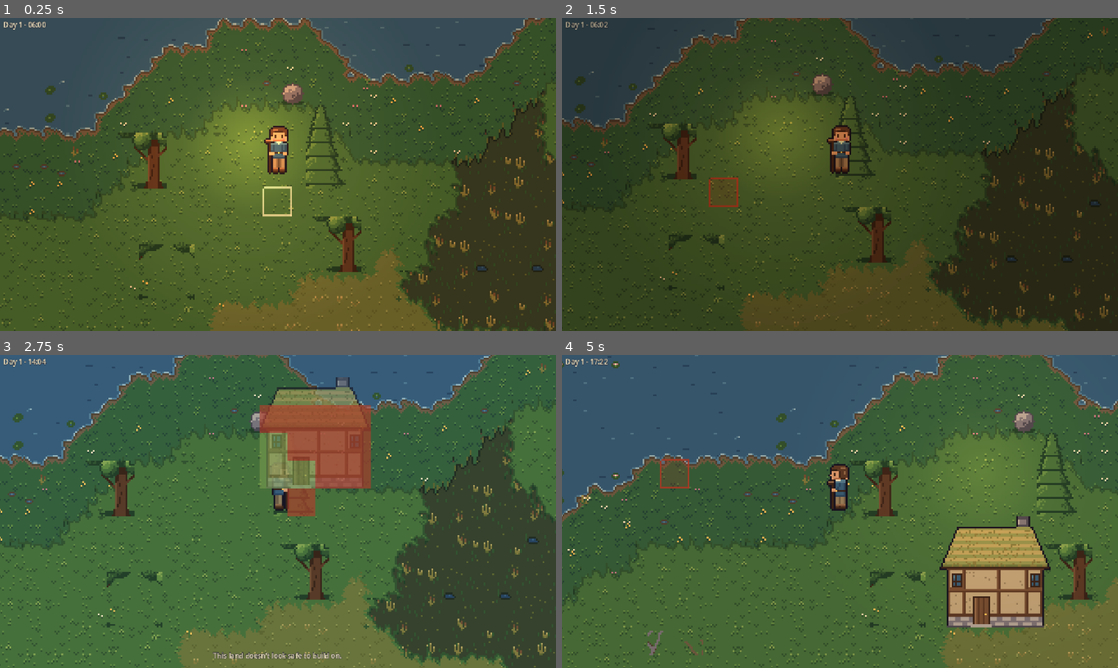
Above: before the commit, frames 1-4 (two rows, left to right).
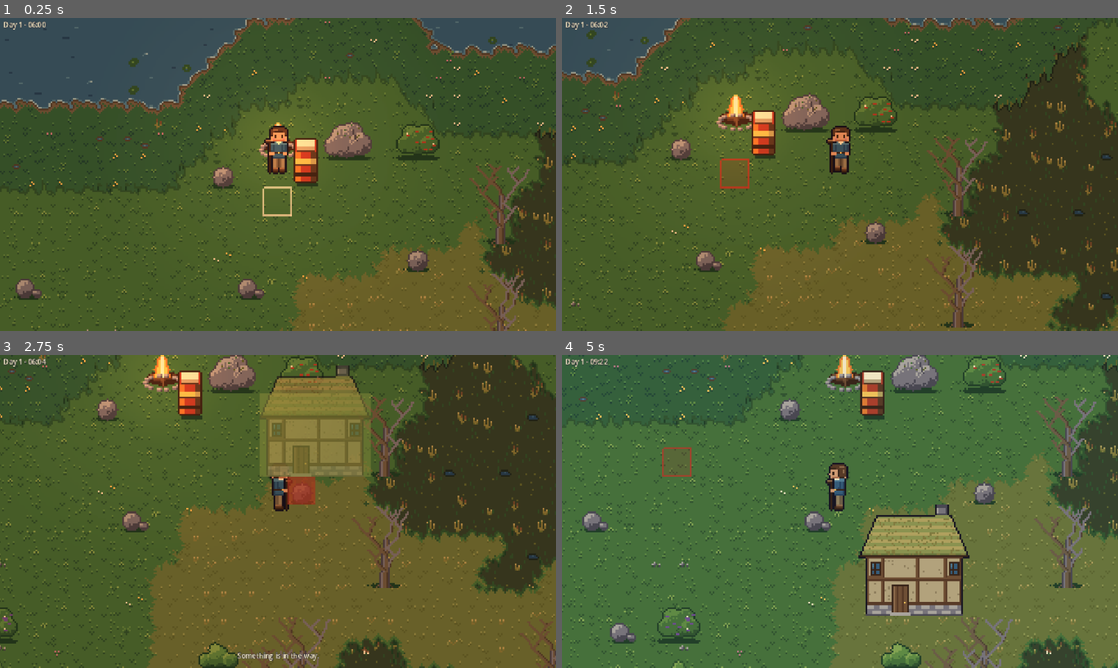
Above: after the commit, the same moments.

Repository: gentoomaniac/sandbox-game
Game: Godot game, scene res://game/scenes/main.tscn
Same seed, same stepped clock (60 frames per second), same inputs: the game is played once before the commit and once after it.
Inputs (mouse positions are in pixels of both pictures, inside the frame that each line leads up to):
- Up to frame 1 (0.25 s): no input
- Up to frame 2 (1.5 s): tap Enter at 0.5 s; move the mouse to (962, 158) at 0.52 s; hold Right (ui_right) 0.53-1.28 s; hold Space (use) 0.53-1.28 s; click (962, 158) at 0.67 s; move the mouse to (728, 190) at 1.27 s; hold Down (ui_down) from 1.28 s (still down); tap E (interact) at 1.35 s
- Up to frame 3 (2.75 s): tap Space (use) at 1.55, 2.3 s; move the mouse to (333, 442) at 2.02 s; release Down (ui_down) at 2.03 s; hold Right (ui_right) from 2.03 s (still down); hold B (toggle_build) from 2.03 s (still down)
- Up to frame 4 (5 s): tap Space (use) at 2.75, 2.85, 3.8, 4.35 s; move the mouse to (812, 574) at 2.77 s; release Right (ui_right) at 2.78 s; release B (toggle_build) at 2.78 s; hold F2 (toggle_fast_forward) 2.78-3.53 s; click (812, 574) at 2.92 s; move the mouse to (1006, 558) at 3.52 s; press the mouse at (1006, 558) at 3.53 s; hold Left (ui_left) from 3.53 s (still down); move the mouse to (673, 464) at 4.27 s; release the mouse at (673, 464) at 4.28 s

The runs differ from the first frame. In frame 1, 33% of the frame differs, in the area x 0-100%, y 0-100%; in frame 2, 48%; in frame 3, 66%; in frame 4, 55%.

Commit message:
Objects: footprints, 48x80 atlas cells, boulder, wider see-through, warmer campfire
Multi-tile objects (boulder 2x1, sleeping bag 1x2) are stored at their origin; World
derives the covered tiles for walk, build, till and plant checks and for removal. The
atlas uses one 48x80 cell for every object.

Co-Authored-By: Claude Sonnet 5.5 <noreply@anthropic.com>

Diff:
--- a/game/scenes/object_tileset.gd
+++ b/game/scenes/object_tileset.gd
@@ -3,12 +3,14 @@
 ## The object atlas made by tools/art/generate.py as a TileSet: one row per object type,
 ## one column per variant (see WorldObjectTypes). Cells are bigger than a tile: an object
 ## stands on the bottom centre tile of its cell and a tall one (a tree) reaches over the
-## tiles north of it. Shorter sprites are drawn on the bottom of their cell.
+## tiles around it. An object on several tiles is centred on its footprint, with the
+## cell's bottom on the footprint's bottom, so it is drawn from its own (top left) tile
+## shifted accordingly.
 
 const ATLAS_PATH := "res://assets/objects.png"
 const SOURCE_ID := 0
-const CELL_WIDTH := 32
-const CELL_HEIGHT := 48
+const CELL_WIDTH := 48
+const CELL_HEIGHT := 80
 
 var tile_set := TileSet.new()
 
@@ -19,16 +21,27 @@
 	source.texture = load(ATLAS_PATH)
 	source.texture_region_size = Vector2i(CELL_WIDTH, CELL_HEIGHT)
 	tile_set.add_source(source, SOURCE_ID)
-	# Tiles are drawn centred on their cell; raise them so the cell's bottom edge meets the
-	# tile's bottom edge.
-	var raise := (CELL_HEIGHT - TerrainTileset.TILE_SIZE) / 2
 	for object_type: Dictionary in WorldObjectTypes.TYPES.values():
 		if not object_type.has("atlas_row"):
 			continue
 		for variant: int in object_type["variants"]:
 			var atlas_cell := Vector2i(variant, object_type["atlas_row"])
 			source.create_tile(atlas_cell)
-			source.get_tile_data(atlas_cell, 0).texture_origin = Vector2i(0, raise)
+			var tile_data := source.get_tile_data(atlas_cell, 0)
+			tile_data.texture_origin = cell_origin(object_type["footprint"])
+			# Sorted by the middle of the footprint's bottom row, like the player standing there.
+			tile_data.y_sort_origin = (object_type["footprint"].y - 1) * TerrainTileset.TILE_SIZE
+
+
+## Where a cell is drawn relative to its tile: texture_origin moves it up and left. Tiles are
+## drawn centred on their cell; raise it so the cell's bottom edge meets the bottom edge of
+## the footprint, and shift it over so the cell is centred on the footprint.
+static func cell_origin(footprint: Vector2i) -> Vector2i:
+	var tile_size := TerrainTileset.TILE_SIZE
+	return Vector2i(
+		-(footprint.x - 1) * tile_size / 2,
+		(CELL_HEIGHT - tile_size) / 2 - (footprint.y - 1) * tile_size
+	)
 
 
 ## The atlas cell for an object: a crop's variant is its growth stage; for the others it
--- a/game/scenes/occlusion.gd
+++ b/game/scenes/occlusion.gd
@@ -4,11 +4,11 @@
 ## y-sorted `entities` node does) whose sprite overlaps the player's sprite. All in world
 ## pixels. Things behind the player never occlude it.
 
-## Objects are drawn on the tile they stand on, centred and bottom-aligned, and sorted by
-## that tile's middle row; a sprite is at most 3 tiles high, so only these tiles around the
+## Objects are drawn centred on their footprint and bottom-aligned, and sorted by the middle
+## of its bottom row; a sprite is at most 5 tiles high, so only these tiles around the
 ## player's feet can reach its sprite.
 const NEARBY_COLUMNS := 2
-const NEARBY_ROWS_BELOW := 3
+const NEARBY_ROWS_BELOW := 5
 
 
 ## The player's sprite: one tile wide, standing on `feet`.
@@ -23,16 +23,20 @@
 	if height == 0:
 		return Rect2()
 	var tile_size := TerrainTileset.TILE_SIZE
-	var bottom_centre := Vector2((object.pos.x + 0.5) * tile_size, (object.pos.y + 1) * tile_size)
+	var footprint: Vector2i = WorldObjectTypes.TYPES[object.type]["footprint"]
+	var bottom_centre := Vector2(
+		(object.pos.x + footprint.x / 2.0) * tile_size, (object.pos.y + footprint.y) * tile_size
+	)
 	return Rect2(
 		bottom_centre - Vector2(ObjectTileset.CELL_WIDTH / 2.0, height),
 		Vector2(ObjectTileset.CELL_WIDTH, height)
 	)
 
 
-## The y an object is sorted by: the middle of its tile.
+## The y an object is sorted by: the middle of its bottom footprint row.
 static func object_sort_y(object: WorldObject) -> float:
-	return (object.pos.y + 0.5) * TerrainTileset.TILE_SIZE
+	var footprint: Vector2i = WorldObjectTypes.TYPES[object.type]["footprint"]
+	return (object.pos.y + footprint.y - 0.5) * TerrainTileset.TILE_SIZE
 
 
 ## The picture of a building: as wide as its footprint, its bottom on the footprint's
@@ -61,6 +65,7 @@
 			var object := world.object_at(feet_tile + Vector2i(x, y))
 			if (
 				object != null
+				and not found.has(object)
 				and object_sort_y(object) > feet.y
 				and object_rect(object).intersects(player_rect_now)
 			):
--- a/game/scenes/see_through_sprite.gd
+++ b/game/scenes/see_through_sprite.gd
@@ -7,7 +7,7 @@
 const SHADER := preload("res://game/scenes/see_through.gdshader")
 ## The circle is centred on the player's middle, one tile above the feet.
 const CENTRE_ABOVE_FEET := TerrainTileset.TILE_SIZE
-const RADIUS := 1.5 * TerrainTileset.TILE_SIZE
+const RADIUS := 2.0 * TerrainTileset.TILE_SIZE
 const INNER_OPACITY := 0.35
 const EDGE_SOFTNESS := 4.0
 const FADE_SECONDS := 0.15
--- a/game/scenes/world_view.gd
+++ b/game/scenes/world_view.gd
@@ -139,9 +139,12 @@
 		_draw_decoration(world_pos, _layer_at(world_pos))
 
 
+## Called for every tile an object covers; it is drawn from its own tile only.
 func _on_objects_changed(world_pos: Vector2i) -> void:
-	_drop_object_sprite(world_pos)
-	_draw_object(world_pos)
+	var object := world.object_at(world_pos)
+	if object == null or object.pos == world_pos:
+		_drop_object_sprite(world_pos)
+		_draw_object(world_pos)
 	_draw_decoration(world_pos, _layer_at(world_pos))
 
 
@@ -307,11 +310,15 @@
 	var sprite := SeeThroughSprite.new()
 	sprite.texture = texture
 	sprite.centered = false
-	# Like the tile map draws it: sorted by the tile's middle, the cell's bottom on the tile's
-	# bottom edge.
-	var half_tile := TerrainTileset.TILE_SIZE / 2
+	# Like the tile map draws it (see ObjectTileset): sorted by the middle of the footprint's
+	# bottom row, the cell's bottom on the footprint's bottom edge.
+	var footprint: Vector2i = WorldObjectTypes.TYPES[object.type]["footprint"]
+	var sort_shift := Vector2(0, (footprint.y - 1) * TerrainTileset.TILE_SIZE)
 	sprite.position = (Vector2(object.pos) + Vector2(0.5, 0.5)) * TerrainTileset.TILE_SIZE
-	sprite.offset = Vector2(-ObjectTileset.CELL_WIDTH / 2, half_tile - ObjectTileset.CELL_HEIGHT)
+	sprite.position += sort_shift
+	sprite.offset = (
+		-Vector2(cell_size) / 2 - Vector2(ObjectTileset.cell_origin(footprint)) - sort_shift
+	)
 	entities.add_child(sprite)
 	_object_sprites[object.pos] = sprite
 	_objects.erase_cell(object.pos)
--- a/game/state/world.gd
+++ b/game/state/world.gd
@@ -5,7 +5,8 @@
 ## The world is centred on the origin: with MAX_SIZE_CHUNKS = 64, chunk coordinates run
 ## from -32 to 31 on both axes, so world tile positions run from -1024 to 1023.
 
-## An object was added or removed at this world tile position.
+## An object was added or removed at this world tile position: one signal for each tile it
+## covers.
 signal objects_changed(world_pos: Vector2i)
 ## A tile's terrain was changed (see `set_terrain`).
 signal tile_changed(world_pos: Vector2i)
@@ -100,12 +101,20 @@
 	return chunk.tile_at(Chunk.local_pos(world_pos))
 
 
-## The object on a tile, or null if there is none (or the chunk is not loaded).
+## The object that covers a tile (see WorldObject.tiles), or null if there is none (or the
+## chunk is not loaded). A big object is stored at its own tile only, so look back from the
+## tile over the largest footprint.
 func object_at(world_pos: Vector2i) -> WorldObject:
-	var chunk := chunk_at(Chunk.world_to_chunk(world_pos))
-	if chunk == null:
-		return null
-	return chunk.object_at(Chunk.local_pos(world_pos))
+	for y in WorldObjectTypes.MAX_FOOTPRINT.y:
+		for x in WorldObjectTypes.MAX_FOOTPRINT.x:
+			var origin := world_pos - Vector2i(x, y)
+			var chunk := chunk_at(Chunk.world_to_chunk(origin))
+			if chunk == null:
+				continue
+			var object := chunk.object_at(Chunk.local_pos(origin))
+			if object != null and object.covers(world_pos):
+				return object
+	return null
 
 
 ## Changes the terrain of a loaded tile and remembers it as an edit, so it survives the
@@ -118,24 +127,30 @@
 	tile_changed.emit(world_pos)
 
 
-## Puts an object on its tile. The chunk must be loaded and the tile free.
+## Puts an object on its tiles. The chunk of its own tile must be loaded and its tiles free.
 func add_object(object: WorldObject) -> void:
 	var chunk := chunk_at(Chunk.world_to_chunk(object.pos))
 	assert(chunk != null, "Chunk not loaded for object at %s" % object.pos)
+	assert(
+		object.tiles().all(func(tile: Vector2i) -> bool: return object_at(tile) == null),
+		"Tiles already have an object: %s" % object.pos
+	)
 	chunk.add_object(object)
 	_object_edits[object.pos] = object
-	objects_changed.emit(object.pos)
-
-
-## Takes the object off a tile and returns it, or returns null if there was none.
+	for tile in object.tiles():
+		objects_changed.emit(tile)
+
+
+## Takes the object that covers a tile off the world and returns it, or returns null if there
+## was none.
 func remove_object(world_pos: Vector2i) -> WorldObject:
-	var chunk := chunk_at(Chunk.world_to_chunk(world_pos))
-	if chunk == null:
+	var object := object_at(world_pos)
+	if object == null:
 		return null
-	var object := chunk.remove_object(Chunk.local_pos(world_pos))
-	if object != null:
-		_object_edits[world_pos] = null
-		objects_changed.emit(world_pos)
+	chunk_at(Chunk.world_to_chunk(object.pos)).remove_object(Chunk.local_pos(object.pos))
+	_object_edits[object.pos] = null
+	for tile in object.tiles():
+		objects_changed.emit(tile)
 	return object
 
 
--- a/game/state/world_object.gd
+++ b/game/state/world_object.gd
@@ -25,6 +25,22 @@
 	# Left as parsed: JSON numbers are floats, so the typed accessors convert.
 	object.state = data["state"].duplicate()
 	return object
+
+
+## The tiles the object covers: its own and, for a bigger one, those to the right and down.
+func tiles() -> Array[Vector2i]:
+	var footprint: Vector2i = WorldObjectTypes.TYPES[type]["footprint"]
+	var covered: Array[Vector2i] = []
+	for y in footprint.y:
+		for x in footprint.x:
+			covered.append(pos + Vector2i(x, y))
+	return covered
+
+
+func covers(world_pos: Vector2i) -> bool:
+	var offset := world_pos - pos
+	var footprint: Vector2i = WorldObjectTypes.TYPES[type]["footprint"]
+	return offset.x >= 0 and offset.y >= 0 and offset.x < footprint.x and offset.y < footprint.y
 
 
 func blocks_walking() -> bool:
--- a/game/state/world_object_types.gd
+++ b/game/state/world_object_types.gd
@@ -1,10 +1,12 @@
 class_name WorldObjectTypes
 extends RefCounted
 ## The kinds of world object, as data. Keyed by type name; each entry has:
-## - footprint: tiles covered (1x1 for now);
+## - footprint: tiles covered, from the object's own tile to the right and down (at most
+##   MAX_FOOTPRINT);
 ## - blocks_walking: whether the tile can be walked on while the object is there;
 ## - harvest_level: the tool level needed to harvest it: 0 by hand (bushes and saplings), 1 an
-##   axe or pickaxe (oak, spruce, dead tree, stone), 2 a better one (pine, the hardest wood);
+##   axe or pickaxe (oak, spruce, dead tree, stone), 2 a better one (pine, the hardest wood,
+##   boulder);
 ## - atlas_row, variants: where its looks are in assets/objects.png (see the art generator).
 ## Furniture, which only stands inside buildings, has `interior_cell` (its cell in
 ## assets/interior.png) instead of atlas_row and variants. Optional:
@@ -27,8 +29,13 @@
 const SAPLING := &"sapling"
 const FERN_BUSH := &"fern_bush"
 const TURNIP := &"turnip"
+const BOULDER := &"boulder"
 const SMALL_BED := &"small_bed"
 const TABLE := &"table"
+
+## The largest footprint any type has, in tiles: what World looks back over to find the
+## object that covers a tile.
+const MAX_FOOTPRINT := Vector2i(2, 2)
 
 const TYPES := {
 	OAK:
@@ -37,7 +44,7 @@
 		"blocks_walking": true,
 		"harvest_level": 1,
 		"atlas_row": 0,
-		"sprite_height": 40,
+		"sprite_height": 64,
 		"variants": 3,
 	},
 	STONE:
@@ -55,12 +62,13 @@
 		"harvest_level": 0,
 		"atlas_row": 2,
 		"variants": 1,
-		# Energy 3 lifts the core of the light above the glow threshold (1.0).
-		"light": {"color": Color(1.0, 0.6, 0.3), "energy": 3.0, "radius_tiles": 7.0},
+		# Deep orange at a moderate energy: brighter or paler turns the grass lime and
+		# bleaches the player.
+		"light": {"color": Color(1.0, 0.5, 0.22), "energy": 1.4, "radius_tiles": 7.0},
 	},
 	SLEEPING_BAG:
 	{
-		"footprint": Vector2i(1, 1),
+		"footprint": Vector2i(1, 2),
 		"blocks_walking": false,
 		"harvest_level": 0,
 		"atlas_row": 3,
@@ -73,7 +81,7 @@
 		"blocks_walking": true,
 		"harvest_level": 1,
 		"atlas_row": 4,
-		"sprite_height": 45,
+		"sprite_height": 66,
 		"variants": 3,
 	},
 	PINE:
@@ -82,7 +90,7 @@
 		"blocks_walking": true,
 		"harvest_level": 2,
 		"atlas_row": 5,
-		"sprite_height": 36,
+		"sprite_height": 60,
 		"variants": 3,
 	},
 	DEAD_TREE:
@@ -91,7 +99,7 @@
 		"blocks_walking": true,
 		"harvest_level": 1,
 		"atlas_row": 6,
-		"sprite_height": 33,
+		"sprite_height": 48,
 		"variants": 3,
 	},
 	BERRY_BUSH:
@@ -136,6 +144,14 @@
 		"growth_stages": 4,
 		"days_per_stage": 1,
 	},
+	BOULDER:
+	{
+		"footprint": Vector2i(2, 1),
+		"blocks_walking": true,
+		"harvest_level": 2,
+		"atlas_row": 12,
+		"variants": 2,
+	},
 	SMALL_BED:
 	{
 		"footprint": Vector2i(1, 1),
--- a/game/world/camp_site.gd
+++ b/game/world/camp_site.gd
@@ -1,7 +1,8 @@
 class_name CampSite
 extends RefCounted
 ## The starting camp: a fireplace and a sleeping bag in a small free clearing near the world
-## centre.
+## centre. The sleeping bag lies vertically beside the fireplace, on the tile to its right and
+## the one below that.
 
 ## The clearing is this many tiles wide and tall, centred on the fireplace.
 const CLEARING_SIZE := 3
@@ -9,8 +10,8 @@
 const MAX_SEARCH_RADIUS := 64
 
 const SLEEPING_BAG_OFFSET := Vector2i(1, 0)
-## Beside the sleeping bag, so the player can sleep straight away.
-const SPAWN_OFFSET := Vector2i(1, 1)
+## Below the fireplace and beside the sleeping bag, so the player can sleep straight away.
+const SPAWN_OFFSET := Vector2i(0, 1)
 
 var fireplace_pos: Vector2i
 var sleeping_bag_pos: Vector2i
--- a/game/world/world_generator.gd
+++ b/game/world/world_generator.gd
@@ -2,7 +2,8 @@
 extends RefCounted
 ## Generates the grassland biome: grass with one meandering river running west to east, a
 ## floodplain band along both banks and wetland patches, with forests (oak or conifer
-## stands, mixed at their borders), bushes, rare dead trees and scattered stones on the grass.
+## stands, mixed at their borders), bushes, rare dead trees and scattered stones and boulders
+## on the grass.
 ##
 ## Deterministic: terrain is a pure function of the seed and the world tile position, and
 ## each generator owns its noise instances, so chunks come out the same in any order and
@@ -19,18 +20,21 @@
 
 ## Forests are where the forest noise is above this; trees fill a forest densely and are
 ## rare outside it. Chances are per grass tile; one roll per tile decides tree, bush, stone,
-## dead tree or nothing, so a tile never has two objects. The tree chance rises from the
-## edge of a forest to its core (noise at FOREST_CORE_THRESHOLD and above), where crowns
-## overlap; bushes are the other way round, common at the edge and in clearings.
+## boulder, dead tree or nothing, so a tile never has two objects. The tree chance rises from
+## the edge of a forest to its core (noise at FOREST_CORE_THRESHOLD and above), where crowns
+## overlap: they are about 3 tiles wide, so a quarter of the tiles holding a trunk is a dense
+## forest. Bushes are the other way round, common at the edge and in clearings.
 const FOREST_THRESHOLD := 0.1
 const FOREST_CORE_THRESHOLD := 0.35
-const FOREST_EDGE_TREE_CHANCE := 0.12
-const FOREST_CORE_TREE_CHANCE := 0.55
-const CLEARING_TREE_CHANCE := 0.004
+const FOREST_EDGE_TREE_CHANCE := 0.05
+const FOREST_CORE_TREE_CHANCE := 0.22
+const CLEARING_TREE_CHANCE := 0.003
 const FOREST_EDGE_BUSH_CHANCE := 0.08
 const FOREST_CORE_BUSH_CHANCE := 0.01
 const CLEARING_BUSH_CHANCE := 0.02
 const STONE_CHANCE := 0.012
+## A boulder is 2 tiles wide: it needs the tile right of the rolled one to be free grass.
+const BOULDER_CHANCE := 0.004
 ## Dead trees are rare everywhere, and more common with wetland WETLAND_REACH tiles away.
 const DEAD_TREE_CHANCE := 0.0015
 const DEAD_TREE_NEAR_WETLAND_CHANCE := 0.02
@@ -131,8 +135,21 @@
 
 
 ## The type of object generated on a tile, or &"" for none. A pure function of the seed, the
-## position and the terrain; only grass has objects.
+## position and the terrain; only grass has objects. A boulder covers the tile to its right,
+## which therefore has to be free grass: otherwise there is no boulder.
 func object_type_at(world_pos: Vector2i, terrain: Tile.Terrain) -> StringName:
+	var object_type := _rolled_type_at(world_pos, terrain)
+	if object_type != WorldObjectTypes.BOULDER:
+		return object_type
+	var right := world_pos + Vector2i.RIGHT
+	var right_terrain := terrain_at(right)
+	if _rolled_type_at(right, right_terrain) == &"":
+		return object_type
+	return &""
+
+
+## What the roll of a tile says, before a boulder is checked for room.
+func _rolled_type_at(world_pos: Vector2i, terrain: Tile.Terrain) -> StringName:
 	if terrain != Tile.Terrain.GRASS:
 		return &""
 	var forest_noise := _forest_noise.get_noise_2dv(Vector2(world_pos))
@@ -153,9 +170,9 @@
 	if roll < bush_chance:
 		return _bush_type(_roll(world_pos, _variety_roll_seed))
 	roll -= bush_chance
-	if roll < STONE_CHANCE:
-		return WorldObjectTypes.STONE
-	roll -= STONE_CHANCE
+	if roll < STONE_CHANCE + BOULDER_CHANCE:
+		return WorldObjectTypes.STONE if roll < STONE_CHANCE else WorldObjectTypes.BOULDER
+	roll -= STONE_CHANCE + BOULDER_CHANCE
 	if (
 		roll < DEAD_TREE_NEAR_WETLAND_CHANCE
 		and (roll < DEAD_TREE_CHANCE or _is_near_wetland(world_pos))
